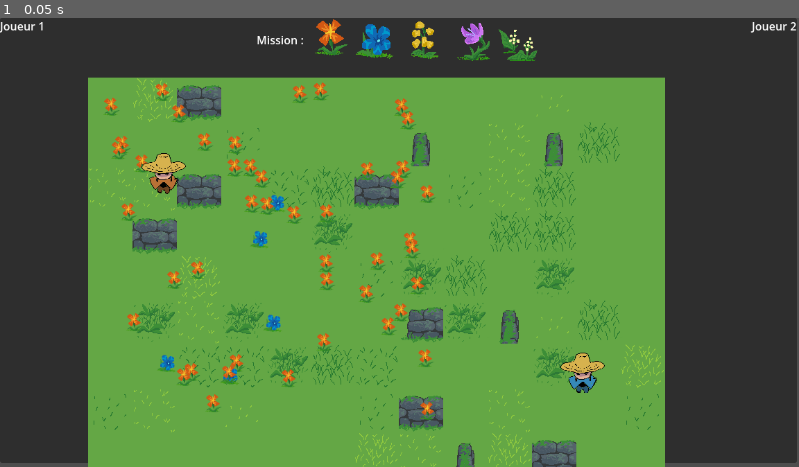
Above: before the commit, frame 1.
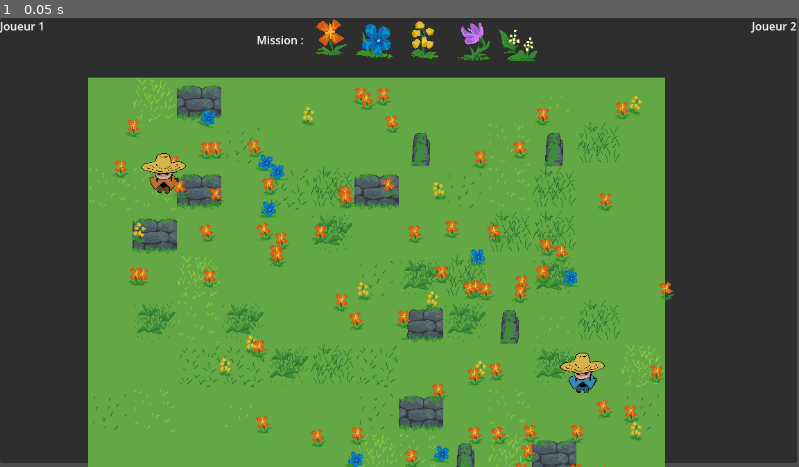
Above: after the commit, the same moment.

Repository: FablabMurat/2025GameJamCantal-1
Game: Godot game, scene res://root.tscn
Two runs of this game, one before a commit and one after it. Both use one fixed random seed, a clock stepped at 60 frames per second and the inputs below.
Inputs:
- Up to frame 1 (0.05 s): no input

The runs differ from the first frame. In frame 1, 5.1% of the frame differs, in the area x 13-85%, y 14-100%.

Commit message:
added the stun plant

Diff:
--- a/niveau.gd
+++ b/niveau.gd
@@ -11,7 +11,7 @@
 func _ready() -> void:
 	semegazon()
 
-	newplants(50)
+	newplants(100)
 
 	var persotscn = preload("res://perso.tscn")
 	perso1 = persotscn.instantiate()
@@ -32,19 +32,42 @@
 
 func newplants(n):
 	var plantetscn = preload("res://plante.tscn")
+	var tilemap = $TileMap/TileMapLayer
+	var map_rect = tilemap.get_used_rect()
+	var cell_size = Vector2(tilemap.tile_set.tile_size)
+	var padding = 8
+
 	for i in range(n):
-		var newplant
-		newplant = plantetscn.instantiate()
-		newplant.position.x = randi_range(32,500)
-		newplant.position.y = randi_range(32,500)
+		var newplant = plantetscn.instantiate()
 
-		if i % 10 == 0 :
+		var random_cell = Vector2i(
+			randi_range(map_rect.position.x, map_rect.end.x - 1),
+			randi_range(map_rect.position.y, map_rect.end.y - 1)
+		)
+
+		var base_pos = tilemap.map_to_local(random_cell)
+		newplant.position = base_pos + Vector2(
+			randf_range(padding, cell_size.x - padding),
+			randf_range(padding, cell_size.y - padding)
+		)
+
+		newplant.rotation = randf_range(-0.26, 0.26)
+		newplant.scale *= randf_range(0.9, 1.1)
+
+		var rand = randf()
+		if rand < 0.1:
 			newplant.choosetype(2)
 			newplant.isspecial()
-			newplant.attrape.connect(fleurattrape.bind())
+			newplant.attrape.connect(fleurattrape)
+		elif rand < 0.2:
+			newplant.choosetype(3)
+			newplant.isspecial()
+			newplant.attrape.connect(fleurattrape)
+			newplant.canStun = true
 		else:
 			newplant.choosetype(1)
 			newplant.nocontact()
+
 		add_child(newplant)
 
 func setmission(listflowers : Array):
Not shown: 1 places in Ressources/Images/tileset_wip.tres that only renumber resources
Not shown: 1 places in niveau.tscn that only renumber resources
